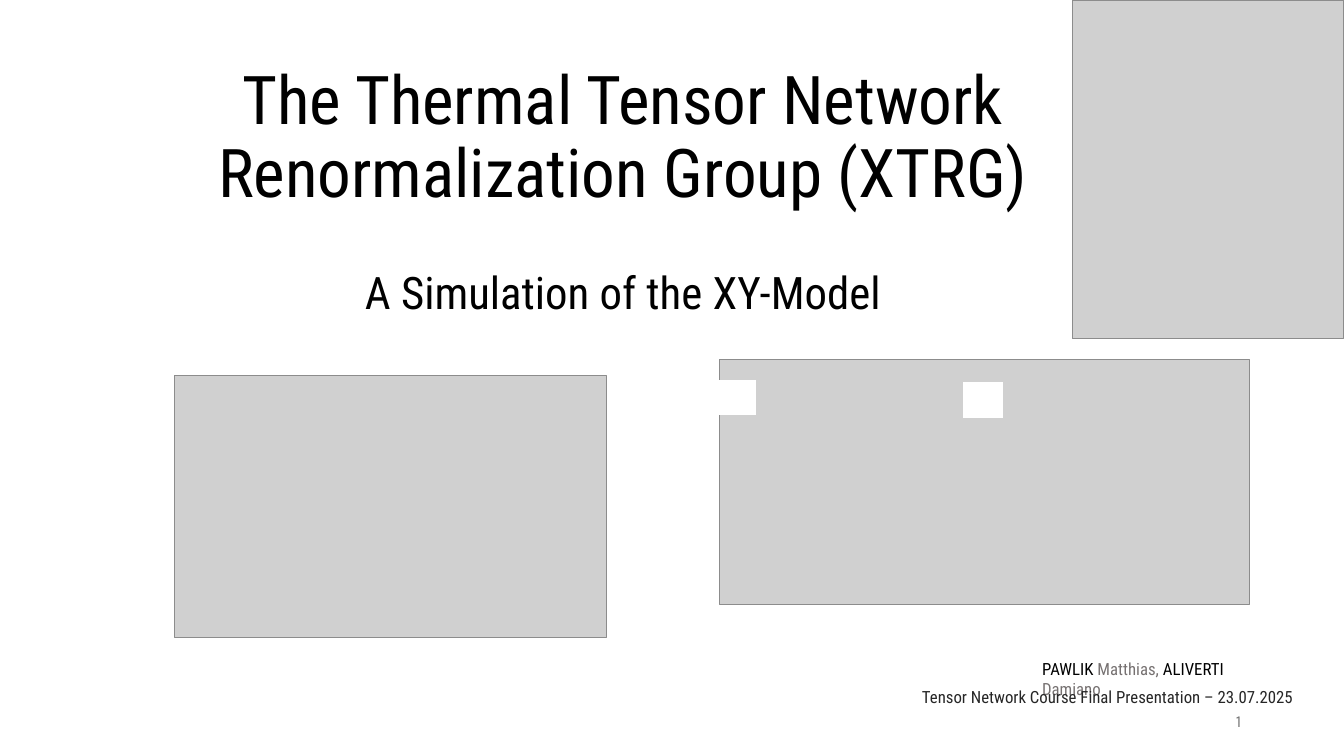
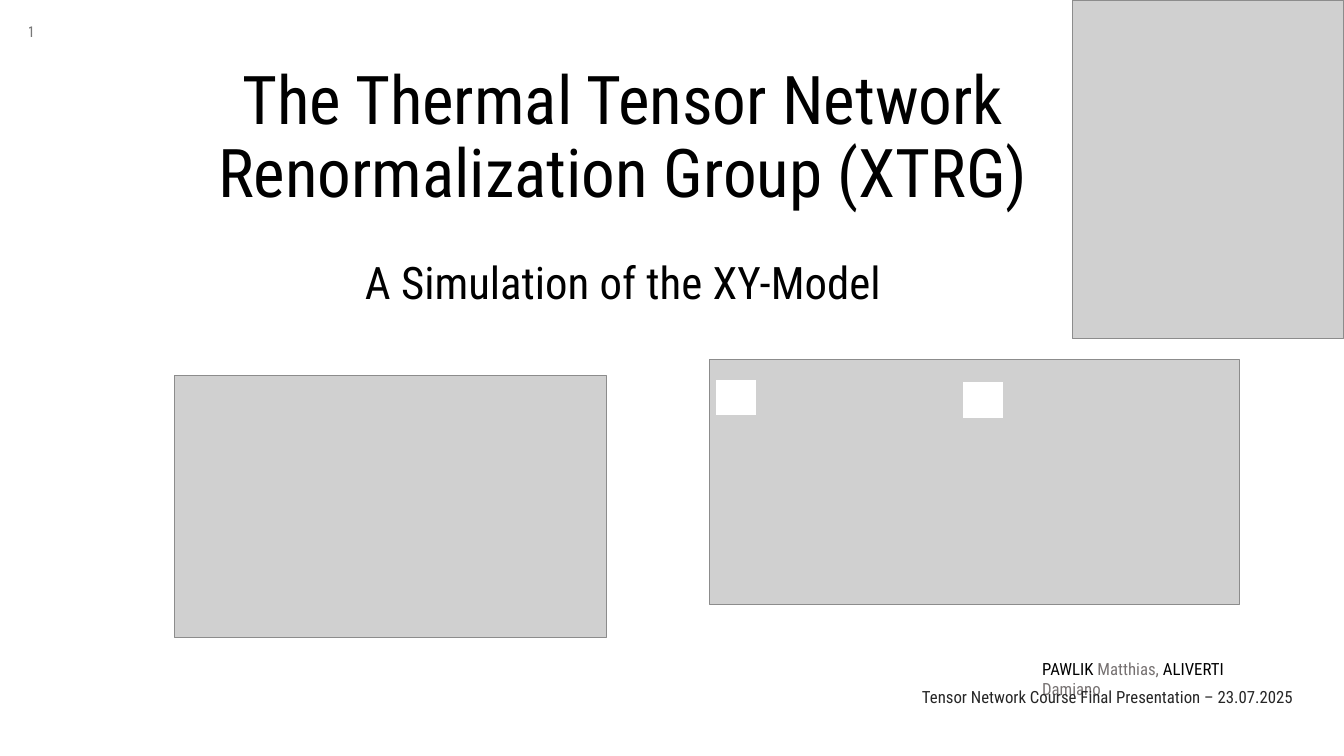
Before and after one commit to MrHighsenberg/XTRG-Algorithm, a slide deck: slide 1 of presentation/Term_Project_XTRG_Presentation.pptx. Drawn at 1344x756 pixels with LibreOffice and Linux fonts; fonts in the diff are those of the drawing; grey boxes stand for pictures. Boxes give left, top, right and bottom in pixels: in the first picture for what was removed or moved away, otherwise in the second. Text is boxed around its words. In the diff, an @@ line names an element or a change of style, - is before the commit and + after.

```diff
--- a/presentation/Term_Project_XTRG_Presentation.pptx
+++ b/presentation/Term_Project_XTRG_Presentation.pptx
@@ page number moved from (x1=1236, y1=716, x2=1242, y2=727) to (x1=28, y1=26, x2=34, y2=37) @@
@@ subtitle "A Simulation of the XY-Model" moved from (x1=365, y1=275, x2=881, y2=310) to (x1=365, y1=265, x2=881, y2=300) @@
@@ picture moved from (x1=720, y1=360, x2=1250, y2=605) to (x1=710, y1=360, x2=1240, y2=605) @@
```
Also in this commit, not shown: 12 other slides changed, 1 slide added, 3 slides removed, 11 other files.
